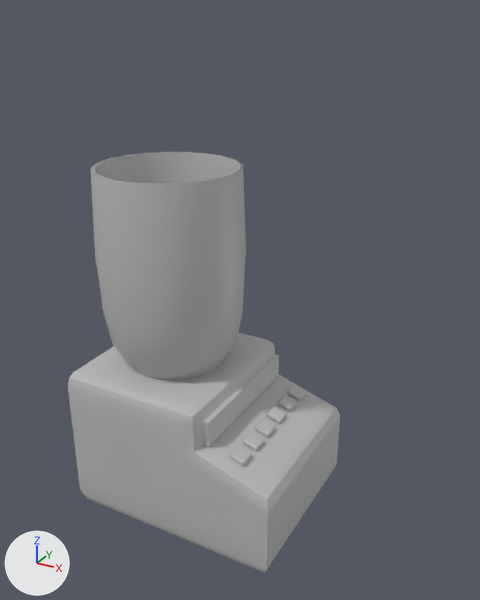
The FBX model TaterSlayer/Assets/assets/Blender.fbx as it was, and as the next commit left it.
The view is the same before and after, from a 50 mm lens placed at (4.52, -7.17, 6.93), pointed at (-0.4, 1.76, 2.47). Lighting does not change. The marker at lower left points along +X, +Y and +Z. Where no turn or scale is listed for an object, it has been applied to the vertices.

The first picture shows 'Blender'.
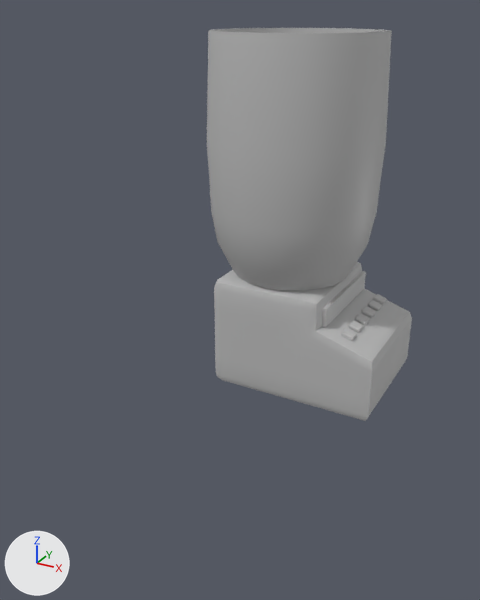
Location of each change, [x1, y1, x2, y2] in pixels of the pictures (480 x 600 px; the box of a moved part takes in the faces that stretch with it):
```json
{"object": "Blender", "change": "reshaped, moved", "before": [68, 152, 340, 573], "after": [207, 28, 412, 421], "on screen": "25% narrower, 7% shorter"}
{"part": 1, "of": "me_mesh", "change": "moved or reshaped", "before": [90, 152, 246, 380], "after": [207, 28, 392, 291]}
```

Edits to the scene script, one JSON object a line:
```json
{"block": "me_mesh", "where": "me_mesh.from_pydata(...)  # 738 vertices, 777 faces; spans x -1.65..1.65, y -1.25..1.25, z -2.52..2.52"}
{"block": "me_mesh", "where": "# used by ob_blender; location = (0.0, 0.03, 2.5)"}
{"block": "me_mesh", "change": "me_mesh part 1: the loose piece of 222 vertices spanning x -1.57..0.51, y -1.04..1.04, z -0.3..2.52 is scaled about its middle by 1.55, then moved by (0.0, 0.0, 0.78)"}
{"op": "set", "path": "ob_blender.location", "old": "(0.0, 0.03, 2.5)", "new": "(0.0, 4.09, 2.5)"}
```
